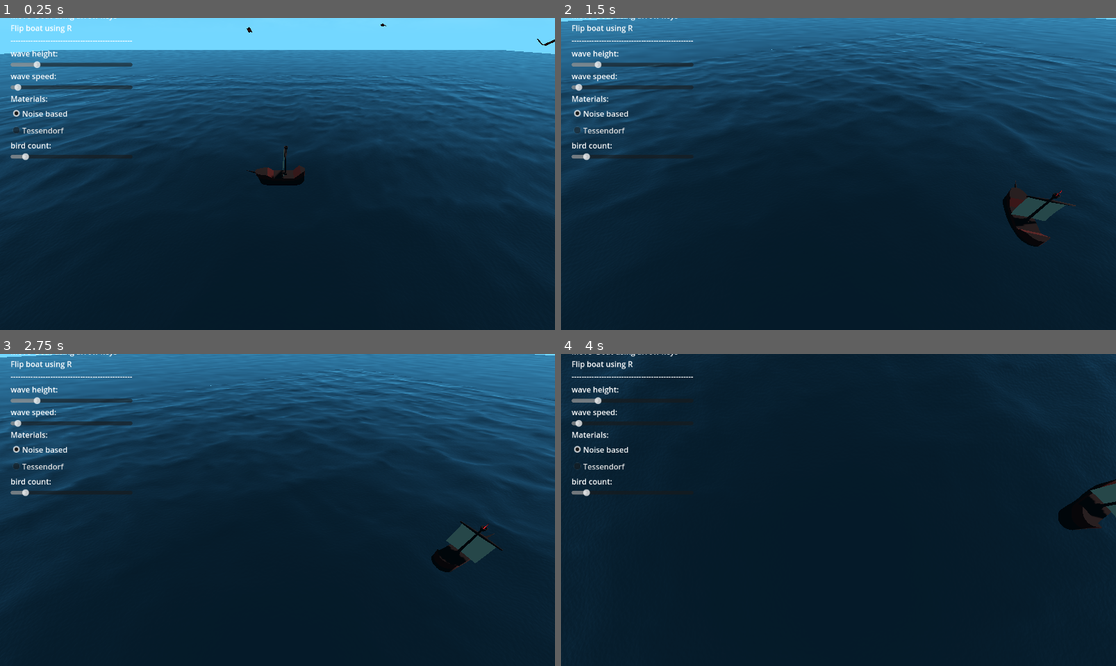
Above: before the commit, frames 1-4 (two rows, left to right).
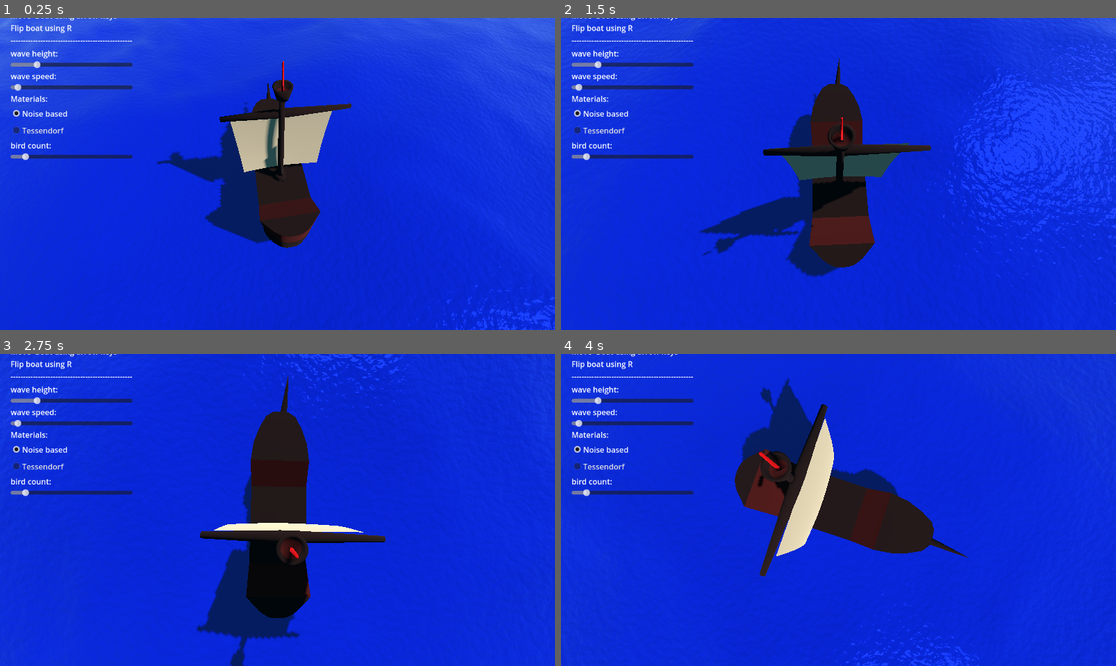
Above: after the commit, the same moments.

Repository: D0V4HKIIN/cs-341-computer-graphics-project
Game: Godot game, scene res://Main.tscn
Same seed, same stepped clock (60 frames per second), same inputs: the game is played once before the commit and once after it.
Inputs (mouse positions are in pixels of both pictures, inside the frame that each line leads up to):
- Up to frame 1 (0.25 s): no input
- Up to frame 2 (1.5 s): move the mouse to (960, 158) at 0.52 s; press the mouse at (960, 158) at 0.53 s; hold Right (boat_right) 0.53-1.28 s; move the mouse to (727, 189) at 1.27 s; release the mouse at (727, 189) at 1.28 s; hold Down (boat_back) from 1.28 s (still down); click (727, 189) at 1.35 s
- Up to frame 3 (2.75 s): move the mouse to (333, 441) at 2.02 s; release Down (boat_back) at 2.03 s; press the mouse at (333, 441) at 2.03 s; hold Right (boat_right) from 2.03 s (still down)
- Up to frame 4 (4 s): move the mouse to (810, 572) at 2.77 s; release Right (boat_right) at 2.78 s; release the mouse at (810, 572) at 2.78 s; hold Up (boat_forward) 2.78-3.53 s; click (810, 572) at 2.85 s; move the mouse to (1005, 556) at 3.52 s; press the mouse at (1005, 556) at 3.53 s; hold Left (boat_left) from 3.53 s (still down)

The runs differ from the first frame. In frame 1, 99% of the frame differs, in the area x 0-100%, y 0-100%; in frame 2, 100%; in frame 3, 99%; in frame 4, 100%.

Commit message:
new cameras and new color

Diff:
--- a/seas-341_captain_hooks_black_pearl/Main.tscn
+++ b/seas-341_captain_hooks_black_pearl/Main.tscn
@@ -6,6 +6,8 @@
 [ext_resource type="PackedScene" uid="uid://dsy0g7e3hkkfg" path="res://Ocean.tscn" id="4_f5de0"]
 [ext_resource type="PackedScene" uid="uid://cmhqa30lx5onx" path="res://settings2.tscn" id="6_ceydy"]
 [ext_resource type="PackedScene" uid="uid://dsk1f1citr7e2" path="res://Birds/birds.tscn" id="6_vrfpa"]
+[ext_resource type="Script" path="res://bezier_camera.gd" id="7_318bf"]
+[ext_resource type="Script" path="res://rotating_camera.gd" id="8_h4a2x"]
 
 [sub_resource type="ShaderMaterial" id="ShaderMaterial_cb2s5"]
 shader = ExtResource("1_8mn5p")
@@ -55,3 +57,11 @@
 
 [node name="birds" parent="." instance=ExtResource("6_vrfpa")]
 transform = Transform3D(1, 0, 0, 0, 1, 0, 0, 0, 1, 0, 30, 0)
+visible = false
+
+[node name="bezier_camera" type="Camera3D" parent="."]
+script = ExtResource("7_318bf")
+
+[node name="rotating_camera" type="Camera3D" parent="."]
+current = true
+script = ExtResource("8_h4a2x")
--- /dev/null
+++ b/seas-341_captain_hooks_black_pearl/bezier_camera.gd
@@ -0,0 +1,33 @@
+extends Camera3D
+
+@onready var target = $"../Boat"
+
+var p0 = Vector3(10, 10, 10);
+var p1 = Vector3(20, -10, -10);
+var p2 = Vector3(-10, 20, 20);
+var p3 = Vector3(20, -10, 15);
+var t = 0
+var speed = 0.1
+
+# Called when the node enters the scene tree for the first time.
+func _ready():
+ pass;
+
+# Called every frame. 'delta' is the elapsed time since the previous frame.
+func _process(delta):
+ look_at(target.position)
+ if t < 1:
+  t += speed * delta
+  position = cubic_bezier(p0, p1, p2, p3, t)
+
+func cubic_bezier(p0, p1, p2, p3, t):
+ var q0 = interpolate(p0, p1, t)
+ var q1 = interpolate(p1, p2, t)
+ var q2 = interpolate(p2, p3, t)
+ var r0 = interpolate(q0, q1, t)
+ var r1 = interpolate(q1, q2, t)
+ var s = interpolate(r0, r1, t)
+ return s
+
+func interpolate(a, b, t):
+ return (1-t) * a + t * b;
--- /dev/null
+++ b/seas-341_captain_hooks_black_pearl/rotating_camera.gd
@@ -0,0 +1,28 @@
+extends Camera3D
+
+@onready var target = $"../Boat"
+
+#var speedTowards : float = 2;
+var speedCircular = 0.5;
+
+var theta = 0;
+var dtheta = 2 * PI / 600;
+var r = 10;
+
+# Called when the node enters the scene tree for the first time.
+func _ready():
+ pass;
+
+# Called every frame. 'delta' is the elapsed time since the previous frame.
+func _process(delta):
+ #var target_dir = (target.position - self.position).normalized()
+ rotateAround(target, self)
+ look_at(target.position)
+
+func rotateAround(center, curr):
+ theta += dtheta;
+ if curr.position.distance_to(center.position) > 2. and curr.position.distance_to(center.position) < 12.:
+  r -= 0.05;
+ curr.position.x = center.position.x + r * cos(theta) * speedCircular;
+ curr.position.y = 8 + center.position.y;
+ curr.position.z = center.position.z + r * sin(theta) * speedCircular;
--- a/seas-341_captain_hooks_black_pearl/water_noise_based_material.tres
+++ b/seas-341_captain_hooks_black_pearl/water_noise_based_material.tres
@@ -15,11 +15,11 @@
 render_priority = 0
 shader = ExtResource("1_whmqm")
 shader_parameter/water_displacement = Vector2(0, 0)
-shader_parameter/cpu_time = 9.22445
+shader_parameter/cpu_time = 5144.03
 shader_parameter/height_scale = 2.0
 shader_parameter/noise_frequency = 0.1
 shader_parameter/wave_speed = 0.05
-shader_parameter/color1 = null
-shader_parameter/color2 = null
+shader_parameter/color1 = Color(0.0392157, 0.0627451, 0.431373, 1)
+shader_parameter/color2 = Color(0.517647, 0.313726, 0.180392, 1)
 shader_parameter/noise = ExtResource("2_1yapn")
 shader_parameter/normalmap = SubResource("NoiseTexture2D_dktfb")
Not shown: 1 places in seas-341_captain_hooks_black_pearl/Main.tscn that only renumber resources
